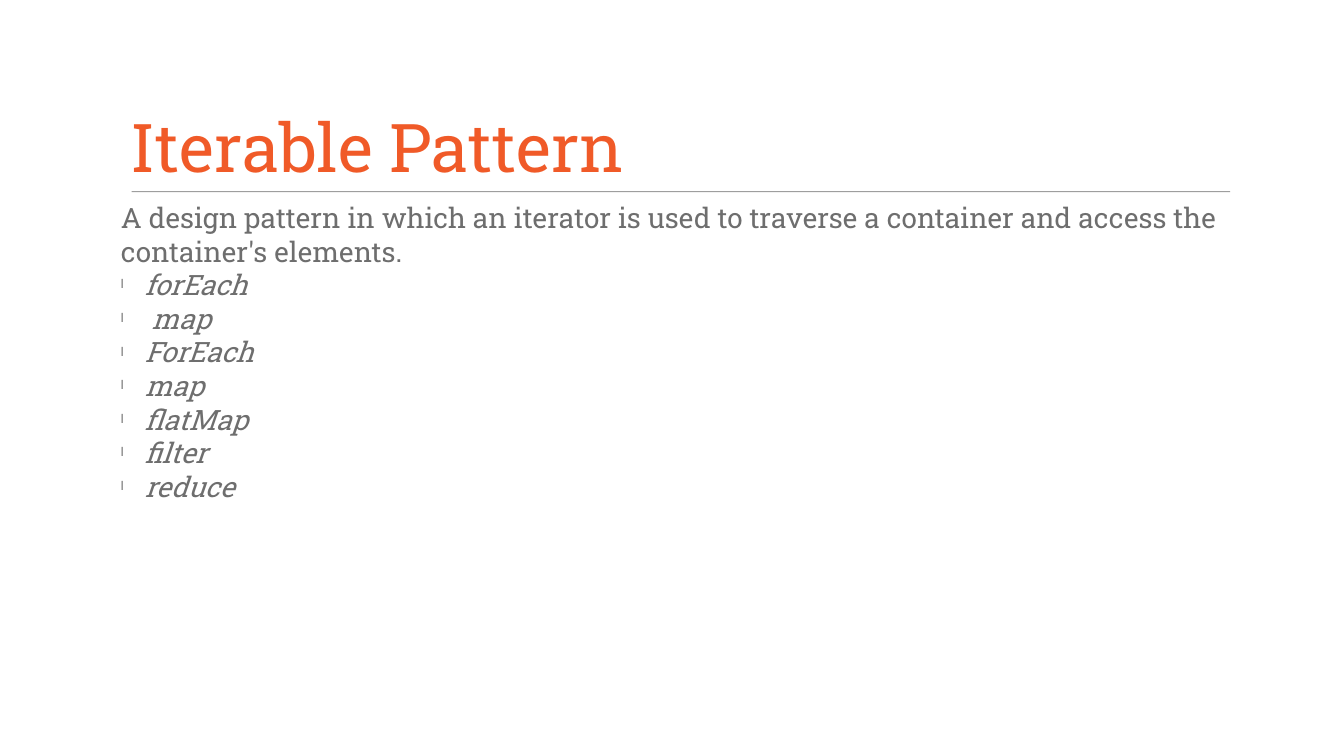
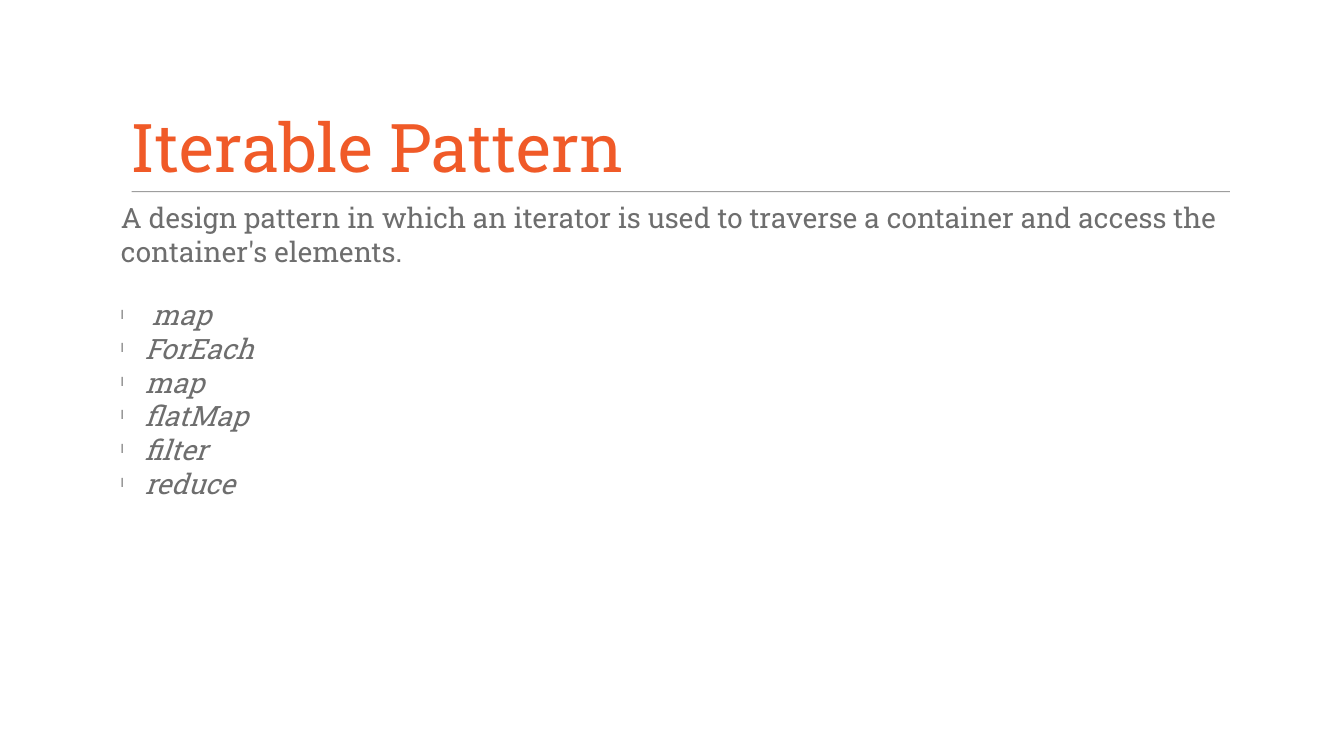
Before and after one commit to Spectory/rx_dev_meeting, a slide deck: slide 12 of Reactive Programming.pptx (slide 8 before the commit). Drawn at 1344x756 pixels with LibreOffice and Linux fonts; fonts in the diff are those of the drawing; background and template pictures are left out. Boxes give left, top, right and bottom in pixels: in the first picture for what was removed or moved away, otherwise in the second. Text is boxed around its words. In the diff, an @@ line names an element or a change of style, - is before the commit and + after.

```diff
--- a/Reactive Programming.pptx
+++ b/Reactive Programming.pptx
@@ text at [145, 273, 248, 295]: paragraph removed @@
-l forEach
```
Also in this commit, not shown: 3 other slides changed, 4 slides added.
